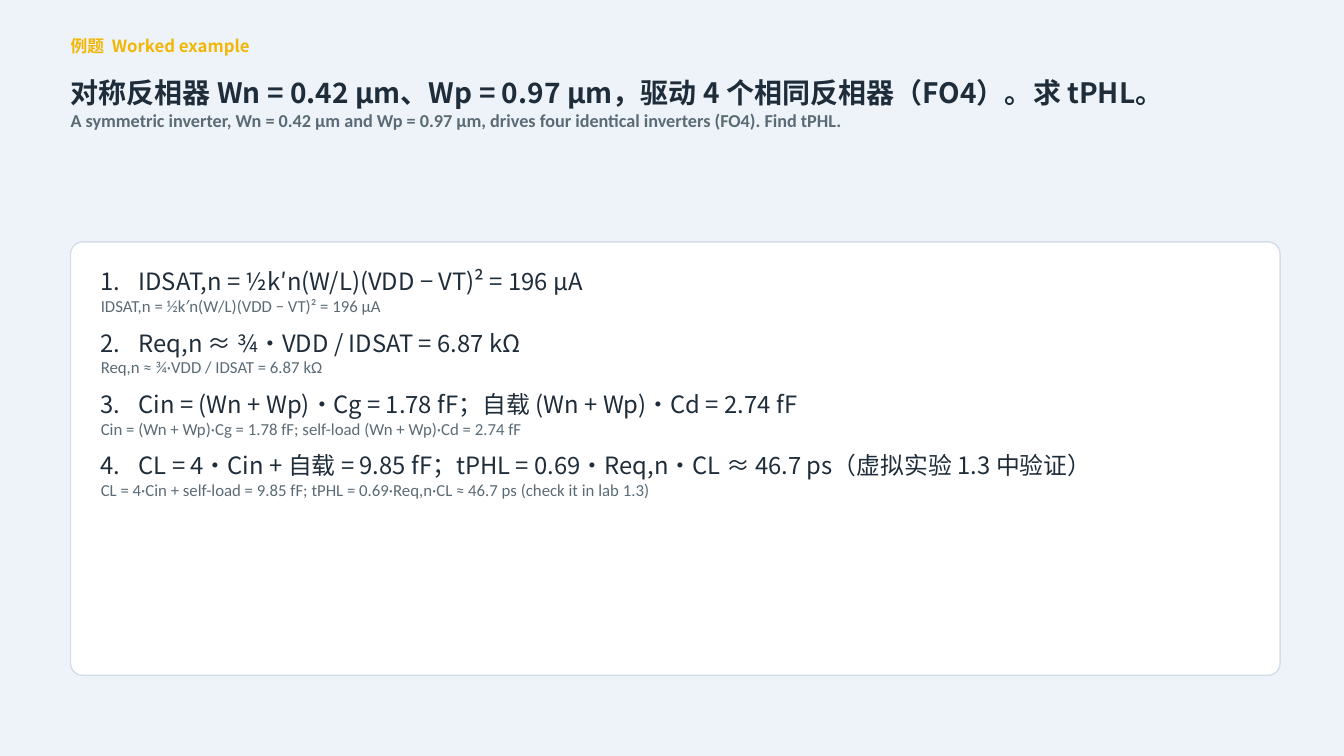
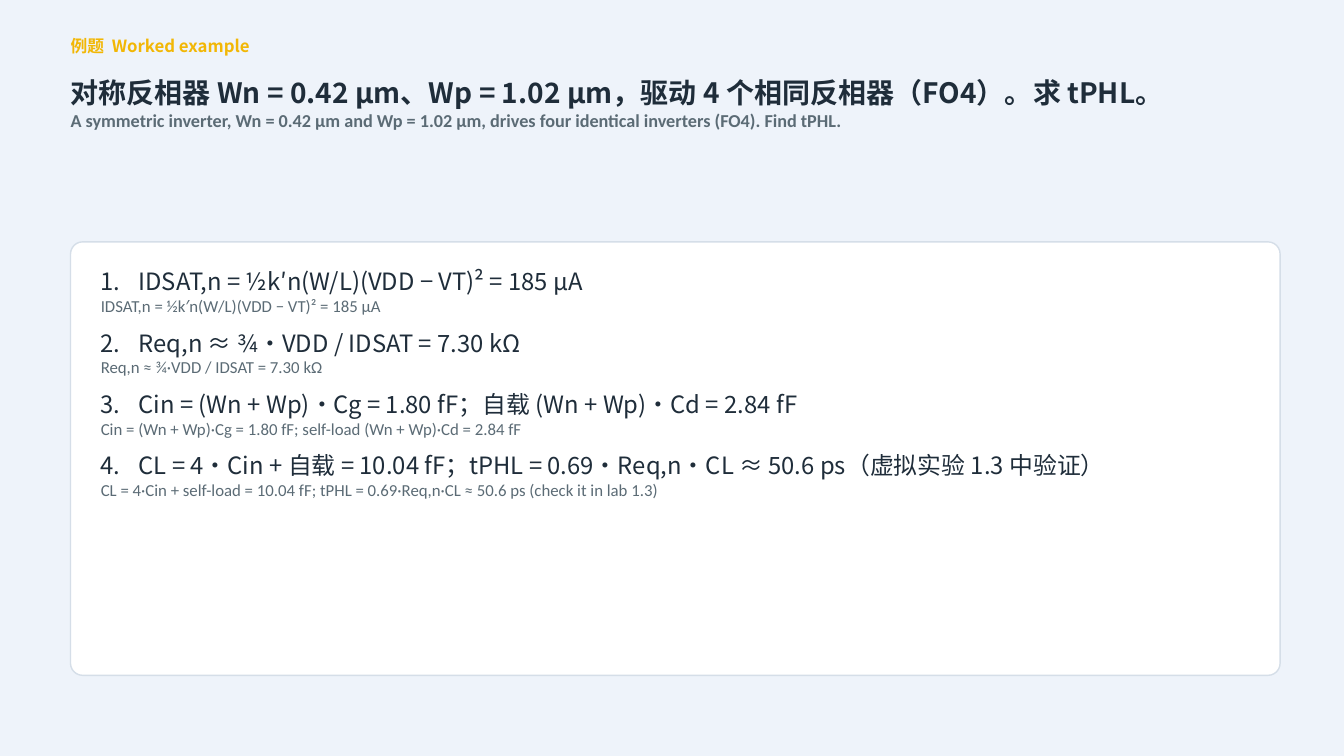
Before and after one commit to eddiezgq/WenQuest, a slide deck: slide 28 of samples/数字集成电路设计/课程资料/第1章 CMOS反相器/第一章课件.pptx. Drawn at 1344x756 pixels with LibreOffice and Linux fonts; fonts in the diff are those of the drawing. Boxes give left, top, right and bottom in pixels: in the first picture for what was removed or moved away, otherwise in the second. Text is boxed around its words. In the diff, an @@ line names an element or a change of style, - is before the commit and + after.

```diff
--- a/samples/数字集成电路设计/课程资料/第1章 CMOS反相器/第一章课件.pptx
+++ b/samples/数字集成电路设计/课程资料/第1章 CMOS反相器/第一章课件.pptx
@@ text at (71,79,1163,130): text changed @@
-对称反相器 Wn = 0.42 μm、Wp = 0.97 μm，驱动 4 个相同反相器（FO4）。求 tPHL。
-A symmetric inverter, Wn = 0.42 μm and Wp = 0.97 μm, drives four identical inverters (FO4). Find tPHL.
+对称反相器 Wn = 0.42 μm、Wp = 1.02 μm，驱动 4 个相同反相器（FO4）。求 tPHL。
+A symmetric inverter, Wn = 0.42 μm and Wp = 1.02 μm, drives four identical inverters (FO4). Find tPHL.
@@ text at (101,268,1104,499): text changed @@
-1. IDSAT,n = ½k′n(W/L)(VDD − VT)² = 196 μA
-IDSAT,n = ½k′n(W/L)(VDD − VT)² = 196 μA
-1. Req,n ≈ ¾·VDD / IDSAT = 6.87 kΩ
-Req,n ≈ ¾·VDD / IDSAT = 6.87 kΩ
-1. Cin = (Wn + Wp)·Cg = 1.78 fF；自载 (Wn + Wp)·Cd = 2.74 fF
-Cin = (Wn + Wp)·Cg = 1.78 fF; self-load (Wn + Wp)·Cd = 2.74 fF
-1. CL = 4·Cin + 自载 = 9.85 fF；tPHL = 0.69·Req,n·CL ≈ 46.7 ps（虚拟实验 1.3 中验证）
-CL = 4·Cin + self-load = 9.85 fF; tPHL = 0.69·Req,n·CL ≈ 46.7 ps (check it in lab 1.3)
+1. IDSAT,n = ½k′n(W/L)(VDD − VT)² = 185 μA
+IDSAT,n = ½k′n(W/L)(VDD − VT)² = 185 μA
+1. Req,n ≈ ¾·VDD / IDSAT = 7.30 kΩ
+Req,n ≈ ¾·VDD / IDSAT = 7.30 kΩ
+1. Cin = (Wn + Wp)·Cg = 1.80 fF；自载 (Wn + Wp)·Cd = 2.84 fF
+Cin = (Wn + Wp)·Cg = 1.80 fF; self-load (Wn + Wp)·Cd = 2.84 fF
+1. CL = 4·Cin + 自载 = 10.04 fF；tPHL = 0.69·Req,n·CL ≈ 50.6 ps（虚拟实验 1.3 中验证）
+CL = 4·Cin + self-load = 10.04 fF; tPHL = 0.69·Req,n·CL ≈ 50.6 ps (check it in lab 1.3)
```
Also in this commit, not shown: 11 other slides changed, 55 other files.
